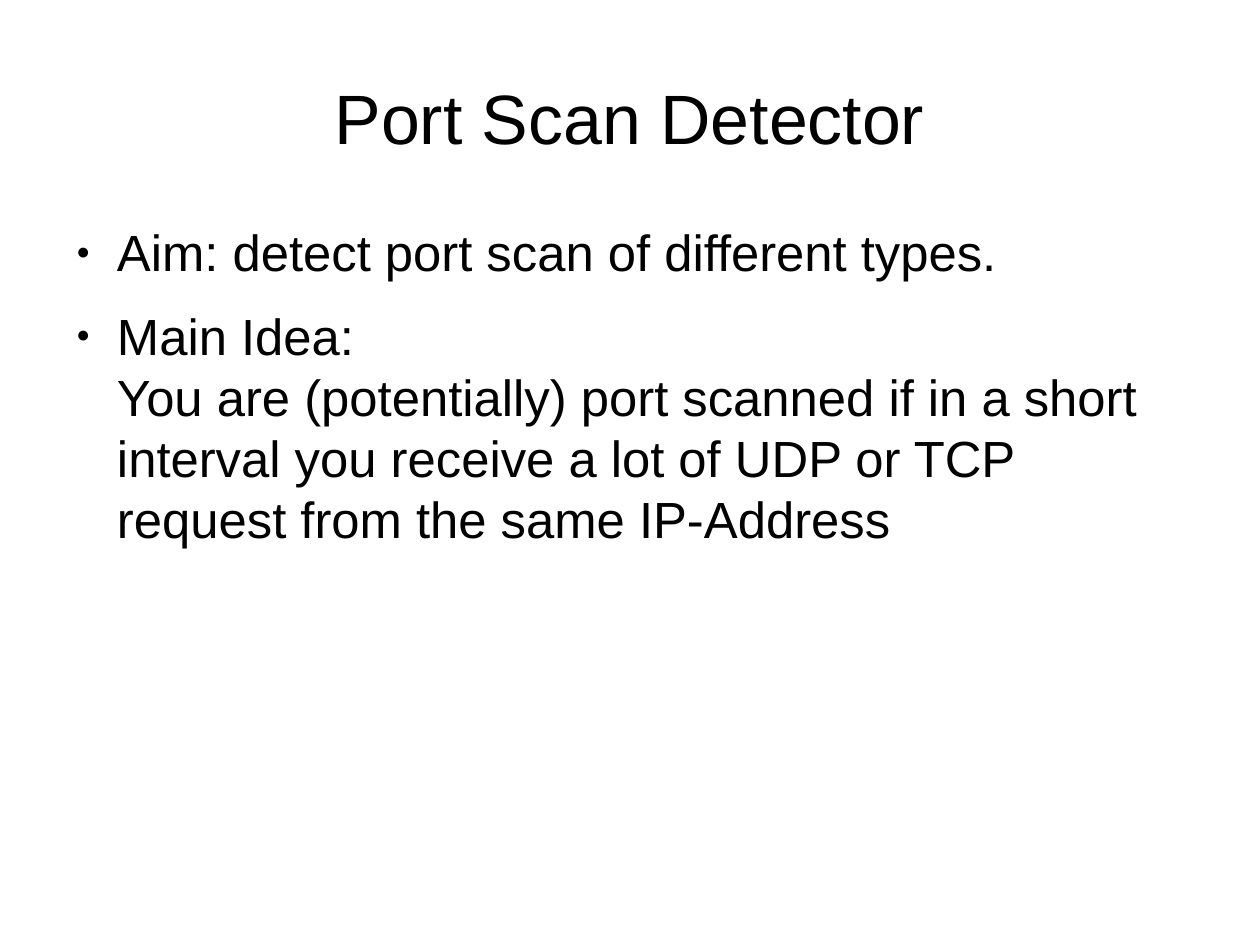
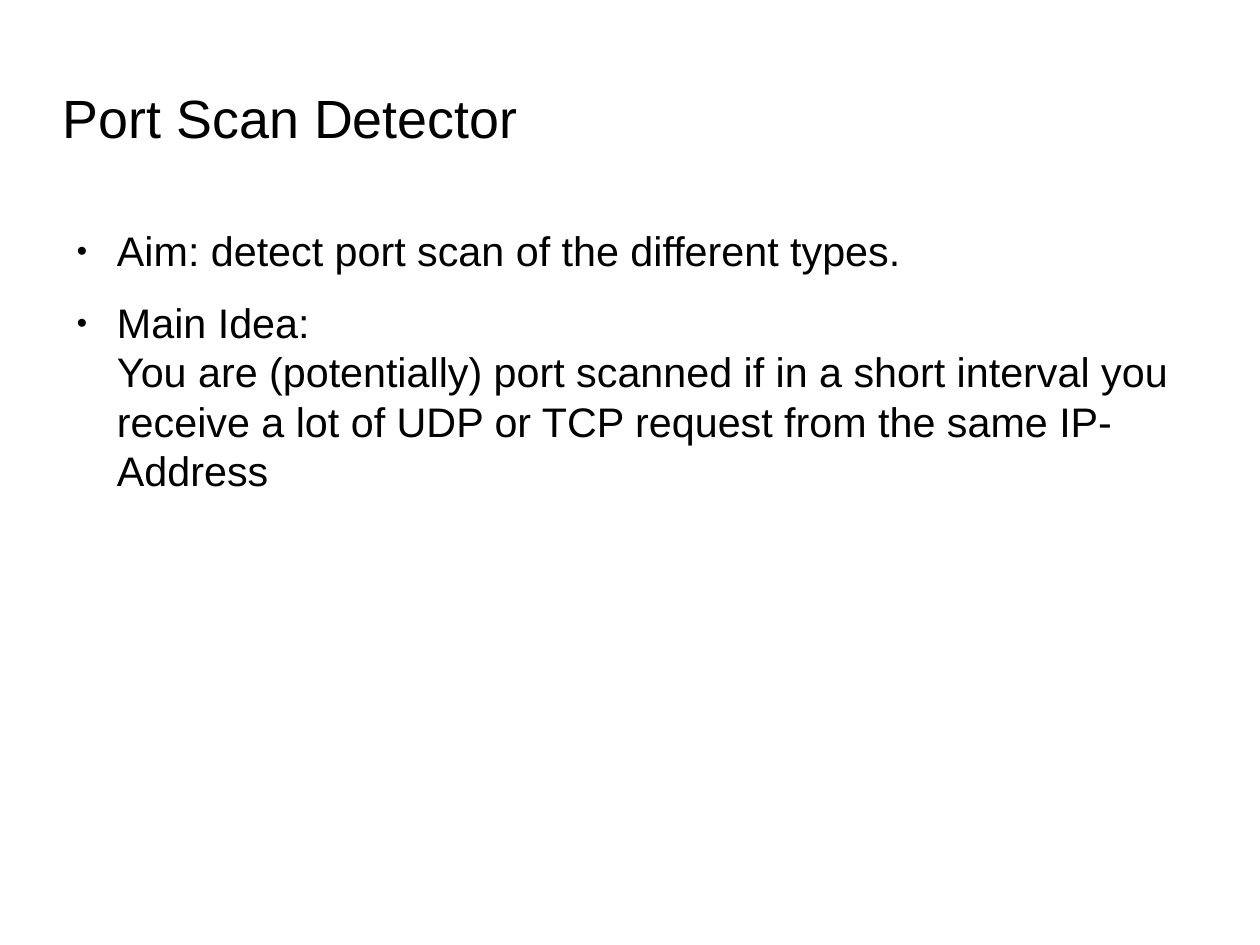
Before and after one commit to herrBez/PortScanner, a slide deck: slide 13 of slides/Untitled 1.odp (slide 12 before the commit). Drawn at 1260x945 pixels with LibreOffice and Linux fonts; fonts in the diff are those of the drawing; background and template pictures are left out. Boxes give left, top, right and bottom in pixels: in the first picture for what was removed or moved away, otherwise in the second. Text is boxed around its words. In the diff, an @@ line names an element or a change of style, - is before the commit and + after.

```diff
--- a/slides/Untitled 1.odp
+++ b/slides/Untitled 1.odp
@@ title "Port Scan Detector": place and size @@
-title "Port Scan Detector" at [335, 95, 924, 145]
+title "Port Scan Detector" at [63, 100, 517, 139]
@@ title "Port Scan Detector" at [63, 100, 517, 139]: size 44 to 33.9 pt; alignment centre to left @@
@@ text at [117, 236, 900, 274]: text changed; size 32 to 26 pt @@
-● Aim: detect port scan of different types.
+● Aim: detect port scan of the different types.
@@ text at [117, 308, 1168, 487]: size 32 to 26 pt in "Main Idea: You are (potentially) port scanned ..." @@
```
Also in this commit, not shown: 12 other slides changed, 3 slides added, 4 other files.
